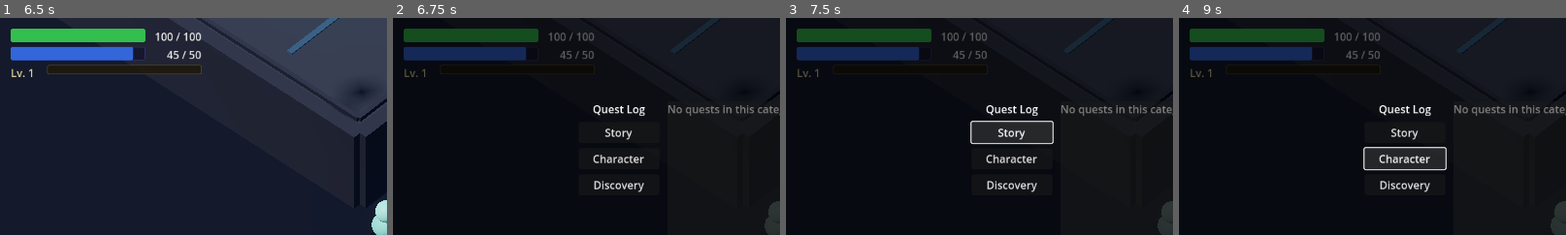
Above: before the commit, frames 1-4 (left to right).
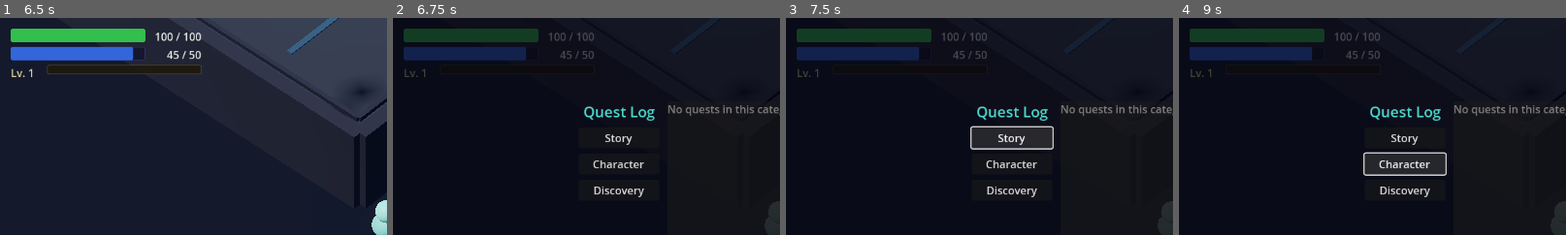
Above: after the commit, the same moments.

Repository: hwashburn1011/enth-iteration
Game: Godot game, scene res://scenes/dungeon/Dungeon.tscn
Two runs of this game, one before a commit and one after it. Both use one fixed random seed, a clock stepped at 60 frames per second and the inputs below. This scene is started directly instead of the project's main scene.
Inputs (mouse positions are % of the whole screen's width and height, from its top left):
- Up to frame 1 (6.5 s): tap Enter at 0.5 s; move the mouse to (72, 45) at 0.52 s; hold D (move_right) 0.53-1.28 s; tap 1 (ability_1) at 0.6 s; click (72, 45) at 0.67 s; move the mouse to (30, 55) at 1.27 s; hold S (move_back) 1.28-2.03 s; tap 2 (ability_2) at 1.35 s; click (30, 55) at 1.42 s; move the mouse to (60, 28) at 2.02 s; hold D (move_right) 2.03-2.78 s; tap 3 (ability_3) at 2.1 s; click (60, 28) at 2.17 s; move the mouse to (45, 70) at 2.77 s; hold W (move_forward) 2.78-3.53 s; tap 4 (ability_4) at 2.85 s; click (45, 70) at 2.92 s; move the mouse to (80, 65) at 3.52 s; press the mouse at (80, 65) at 3.53 s; hold A (move_left) 3.53-5.03 s; move the mouse to (20, 35) at 4.27 s; release the mouse at (20, 35) at 4.28 s; right-click (20, 35) at 4.35 s; click (20, 35) at 4.42 s; move the mouse to (55, 50) at 5.02 s; hold S (move_back) 5.03-5.78 s; hold Space (dash) 5.03-5.78 s; click (55, 50) at 5.17 s; move the mouse to (35, 25) at 5.77 s; hold D (move_right) from 5.78 s (still down); tap E (interact) at 5.85 s; click (35, 25) at 5.92 s
- Up to frame 2 (6.75 s): move the mouse to (72, 45) at 6.52 s; release D (move_right) at 6.53 s; hold W (move_forward) from 6.53 s (still down); hold J (toggle_quest_log) from 6.53 s (still down); click (72, 45) at 6.67 s
- Up to frame 3 (7.5 s): release W (move_forward) at 7.25 s; release J (toggle_quest_log) at 7.25 s; click "Story" at 7.25 s
- Up to frame 4 (9 s): click "Story" at 8 s; click "Character" at 8.75 s
The pictures show only the part of the screen within x 0-50%, y 0-50%; the shares and areas given below are measured in that part.

Frame 1 is identical in both runs. In frame 2, 1.9% of the frame differs, in the area x 49-68%, y 40-83%; in frame 3, 3.2%; in frame 4, 3.2%, in the area x 47-70%, y 40-83%.

Commit message:
visual: ambient particles, menu particles, UI polish, bush fix
Town: warm floating dust/firefly particles drifting upward. Adds life
and atmosphere to the scene.

Main menu: 30 slowly drifting cyan/purple dots rising upward behind
the title. Digital atmosphere effect.

Bush fix: recreated with proper dark green (0.18, 0.40, 0.18) instead
of the too-bright color.

UI polish: quest log and stat allocation panels now have sci-fi dark
panel styling with cyan borders and accent titles matching all other
UI screens. Complete visual consistency across the entire game.

Co-Authored-By: Claude Opus 4.6 (1M context) <noreply@anthropic.com>

Diff:
--- a/scenes/town/town.gd
+++ b/scenes/town/town.gd
@@ -55,6 +55,7 @@
 	_build_town_decorations()
 	_populate_npcs()
 	_update_town_state()
+	_add_ambient_particles()
 
 	# Narrative: demo end check after returning from boss
 	if GameManager.should_trigger_demo_end():
@@ -134,6 +135,45 @@
 		if child.has_method(&"_start_conversation") and child.get(&"npc_id") == "ai_sage":
 			child._start_conversation()
 			return
+
+
+func _add_ambient_particles() -> void:
+	# Warm floating dust motes / fireflies
+	var particles: GPUParticles3D = GPUParticles3D.new()
+	particles.amount = 40
+	particles.lifetime = 6.0
+	particles.visibility_aabb = AABB(Vector3(-20, 0, -20), Vector3(40, 6, 40))
+	particles.position = Vector3(0, 2, 0)
+
+	var mat: ParticleProcessMaterial = ParticleProcessMaterial.new()
+	mat.direction = Vector3(0, 1, 0)
+	mat.spread = 180.0
+	mat.initial_velocity_min = 0.2
+	mat.initial_velocity_max = 0.5
+	mat.gravity = Vector3(0, 0.1, 0)
+	mat.emission_shape = ParticleProcessMaterial.EMISSION_SHAPE_BOX
+	mat.emission_box_extents = Vector3(18, 2, 18)
+	mat.color = Color(1.0, 0.9, 0.5, 0.6)
+	mat.scale_min = 0.5
+	mat.scale_max = 1.5
+	particles.process_material = mat
+
+	var mesh: SphereMesh = SphereMesh.new()
+	mesh.radius = 0.03
+	mesh.height = 0.06
+	particles.draw_pass_1 = mesh
+
+	# Glow material for particles
+	var vis_mat: StandardMaterial3D = StandardMaterial3D.new()
+	vis_mat.albedo_color = Color(1.0, 0.9, 0.5, 0.6)
+	vis_mat.emission_enabled = true
+	vis_mat.emission = Color(1.0, 0.85, 0.4)
+	vis_mat.emission_energy_multiplier = 2.0
+	vis_mat.transparency = BaseMaterial3D.TRANSPARENCY_ALPHA
+	vis_mat.shading_mode = BaseMaterial3D.SHADING_MODE_UNSHADED
+	particles.material_override = vis_mat
+
+	add_child(particles)
 
 
 func _build_town_decorations() -> void:
--- a/scripts/ui/main_menu.gd
+++ b/scripts/ui/main_menu.gd
@@ -77,6 +77,35 @@
 		(btn as Button).add_theme_color_override(&"font_hover_color", Color(0.3, 0.9, 0.85))
 		(btn as Button).add_theme_font_size_override(&"font_size", 20)
 
+	# Digital floating particles
+	_spawn_menu_particles()
+
+
+func _spawn_menu_particles() -> void:
+	var bg: ColorRect = get_node_or_null("Background") as ColorRect
+	if bg == null:
+		return
+	# Create a simple animated particle field using ColorRects
+	for i: int in 30:
+		var dot: ColorRect = ColorRect.new()
+		dot.size = Vector2(randf_range(1, 3), randf_range(1, 3))
+		dot.position = Vector2(randf_range(0, 1152), randf_range(0, 648))
+		var colors: Array[Color] = [
+			Color(0.2, 0.7, 0.7, 0.3),
+			Color(0.4, 0.3, 0.7, 0.2),
+			Color(0.2, 0.5, 0.8, 0.25),
+		]
+		dot.color = colors[i % 3]
+		dot.mouse_filter = Control.MOUSE_FILTER_IGNORE
+		bg.add_child(dot)
+		# Animate upward drift
+		var tween: Tween = dot.create_tween().set_loops()
+		var duration: float = randf_range(8.0, 15.0)
+		var start_y: float = randf_range(650, 800)
+		dot.position.y = start_y
+		tween.tween_property(dot, "position:y", randf_range(-50, -10), duration)
+		tween.tween_callback(func() -> void: dot.position.y = start_y)
+
 
 func _on_new_game_pressed() -> void:
 	SaveManager.new_game()
--- a/scripts/ui/quest_log.gd
+++ b/scripts/ui/quest_log.gd
@@ -32,7 +32,7 @@
 
 	var bg: ColorRect = ColorRect.new()
 	bg.set_anchors_preset(Control.PRESET_FULL_RECT)
-	bg.color = Color(0, 0, 0, 0.6)
+	bg.color = Color(0.02, 0.02, 0.06, 0.7)
 	_panel.add_child(bg)
 
 	var hbox: HBoxContainer = HBoxContainer.new()
@@ -50,6 +50,8 @@
 	var title: Label = Label.new()
 	title.text = "Quest Log"
 	title.horizontal_alignment = HORIZONTAL_ALIGNMENT_CENTER
+	title.add_theme_color_override(&"font_color", Color(0.3, 0.85, 0.8))
+	title.add_theme_font_size_override(&"font_size", 22)
 	tabs.add_child(title)
 	for cat: String in CATEGORIES:
 		var btn: Button = Button.new()
--- a/scripts/ui/stat_allocation_panel.gd
+++ b/scripts/ui/stat_allocation_panel.gd
@@ -27,7 +27,7 @@
 	add_child(fullscreen)
 	var dim: ColorRect = ColorRect.new()
 	dim.set_anchors_preset(Control.PRESET_FULL_RECT)
-	dim.color = Color(0, 0, 0, 0.5)
+	dim.color = Color(0.02, 0.02, 0.06, 0.7)
 	fullscreen.add_child(dim)
 
 	_panel = PanelContainer.new()
@@ -36,6 +36,13 @@
 	_panel.offset_top = -140.0
 	_panel.offset_right = 180.0
 	_panel.offset_bottom = 140.0
+	var panel_style: StyleBoxFlat = StyleBoxFlat.new()
+	panel_style.bg_color = Color(0.06, 0.07, 0.14, 0.95)
+	panel_style.border_color = Color(0.15, 0.4, 0.5, 0.7)
+	panel_style.set_border_width_all(2)
+	panel_style.set_corner_radius_all(6)
+	panel_style.set_content_margin_all(14)
+	_panel.add_theme_stylebox_override(&"panel", panel_style)
 
 	var vbox: VBoxContainer = VBoxContainer.new()
 	vbox.add_theme_constant_override(&"separation", 8)
@@ -43,6 +50,8 @@
 	var title: Label = Label.new()
 	title.text = "Level Up! Allocate Stat Points"
 	title.horizontal_alignment = HORIZONTAL_ALIGNMENT_CENTER
+	title.add_theme_color_override(&"font_color", Color(1.0, 0.85, 0.2))
+	title.add_theme_font_size_override(&"font_size", 20)
 	vbox.add_child(title)
 
 	_points_label = Label.new()
Binary file changed: assets/models/props/bush.glb
